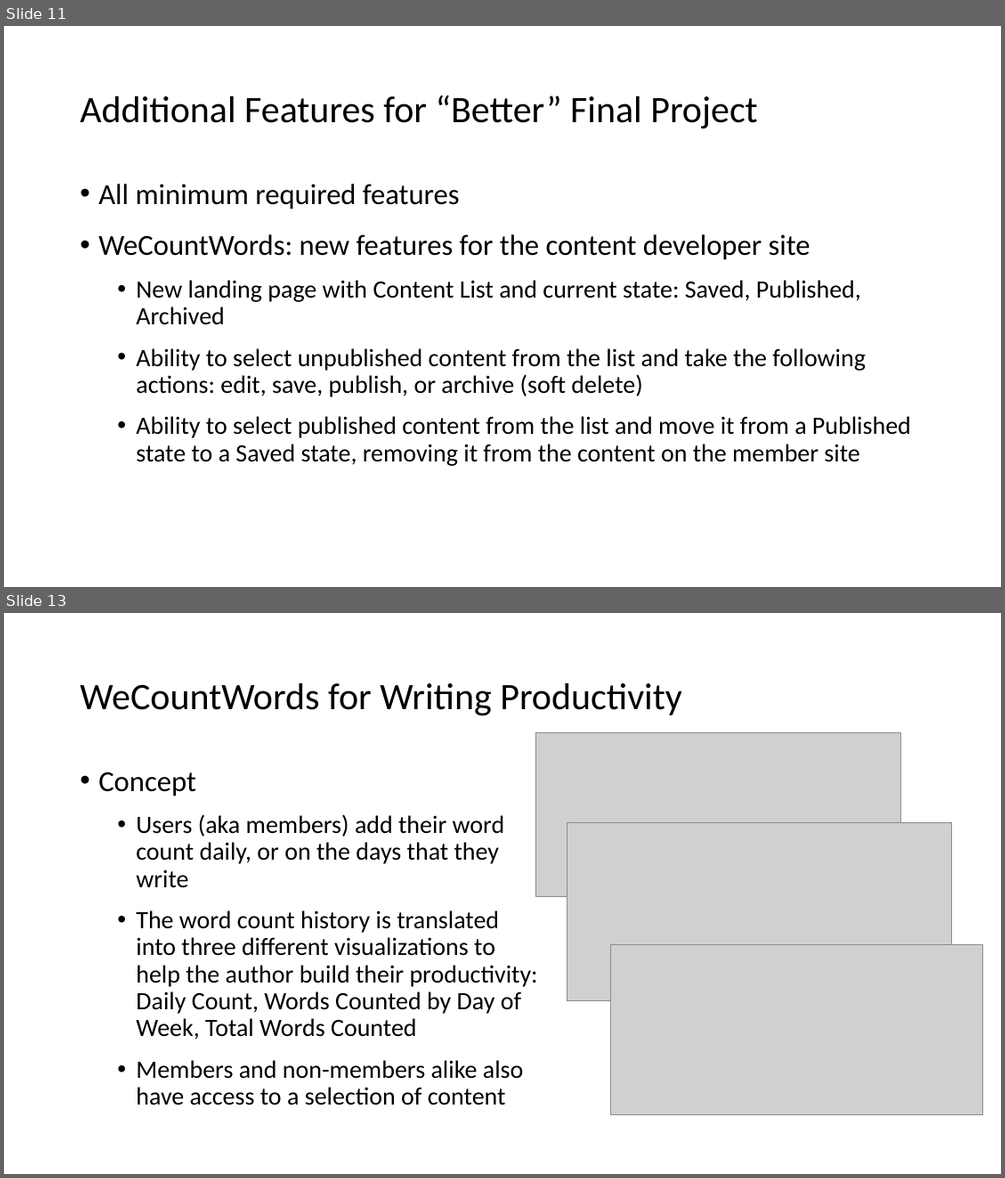
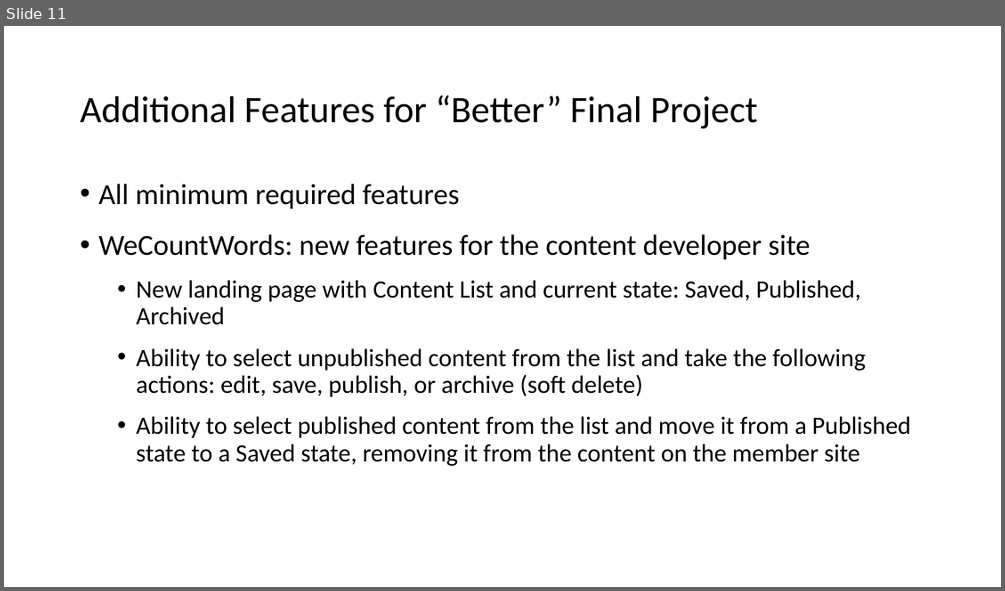
Before and after one commit to wecountwords/final--project, a slide deck: TEgan_CSCI-E-33A_FinalProject.pptx. Shown one above the other, each under a label of ours: slides 11 and 13 before the commit, slide 11 after it; the slides between them are not shown. The pictures are 1005x1178 and 1005x591 pixels, drawn with LibreOffice and Linux fonts; fonts in the diff are those of the drawing; grey boxes stand for pictures. Boxes give left, top, right and bottom in pixels: in the first picture for what was removed or moved away, otherwise in the second. Text is boxed around its words. In the diff, an @@ line names an element or a change of style, - is before the commit and + after.

```diff
--- a/TEgan_CSCI-E-33A_FinalProject.pptx
+++ b/TEgan_CSCI-E-33A_FinalProject.pptx
@@ slide 13 removed at [4, 613, 1001, 1174], background #FFFFFF @@
@@ title removed at [80, 683, 682, 716] @@
-WeCountWords for Writing Productivity
@@ picture removed at [536, 732, 900, 896] @@
@@ text removed at [98, 771, 538, 1105] @@
-• Concept
-  • Users (aka members) add their word count daily, or on the days that they write
-  • The word count history is translated into three different visualizations to help the author build their productivity: Daily Count, Words Counted by Day of Week, Total Words Counted
-  • Members and non-members alike also have access to a selection of content
@@ picture removed at [567, 822, 952, 1000] @@
@@ picture removed at [611, 944, 983, 1114] @@
```
Also in this commit, not shown: 2 slides changed, 1 slide added.
